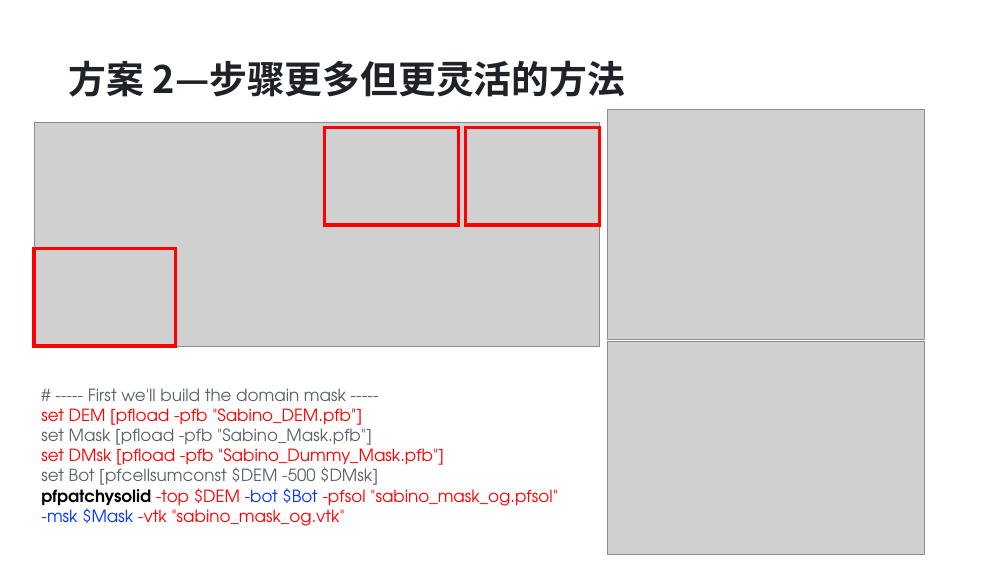
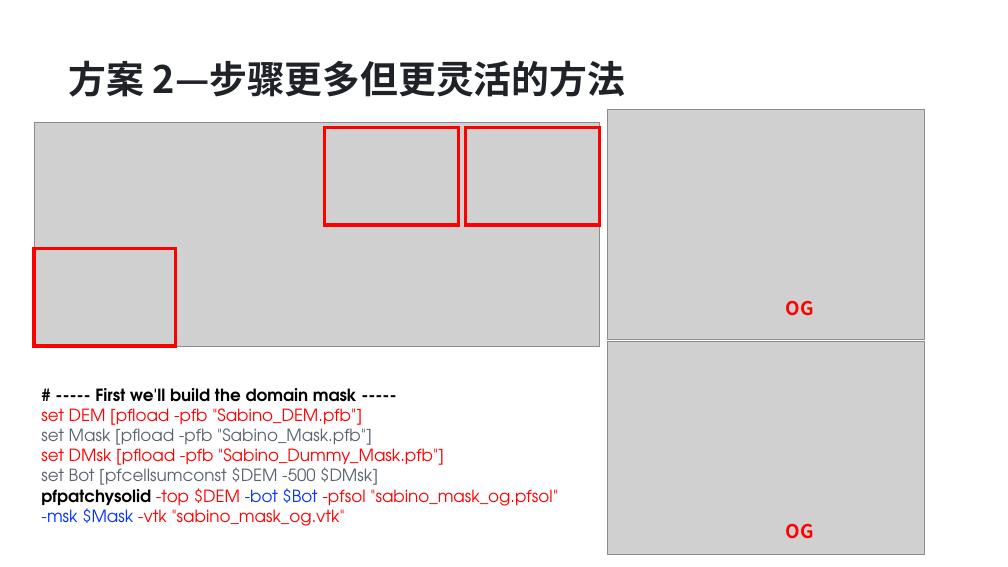
Before and after one commit to ParFlowCommunity/ParFlow-Online-Course, a slide deck: slide 8 of lectures/第6讲ParFlow中solid file的构建方法/第六讲ParFlow中solid文件的创建.pptx. Drawn at 1008x567 pixels with LibreOffice and Linux fonts; fonts in the diff are those of the drawing; grey boxes stand for pictures. Boxes give left, top, right and bottom in pixels: in the first picture for what was removed or moved away, otherwise in the second. Text is boxed around its words. In the diff, an @@ line names an element or a change of style, - is before the commit and + after.

```diff
--- a/lectures/第6讲ParFlow中solid file的构建方法/第六讲ParFlow中solid文件的创建.pptx
+++ b/lectures/第6讲ParFlow中solid file的构建方法/第六讲ParFlow中solid文件的创建.pptx
@@ text added at (786,300,814,316), 18 pt, text #FF0000, bold @@
+OG
@@ text at (95,388,357,409): text colour #59636E to #000000, bold on in "# ----- First we'll build the domain ..." @@
@@ text added at (786,523,814,539), 18 pt, text #FF0000, bold @@
+OG
```
Also in this commit, not shown: 6 other slides changed, 1 slide added, 1 slide removed.
